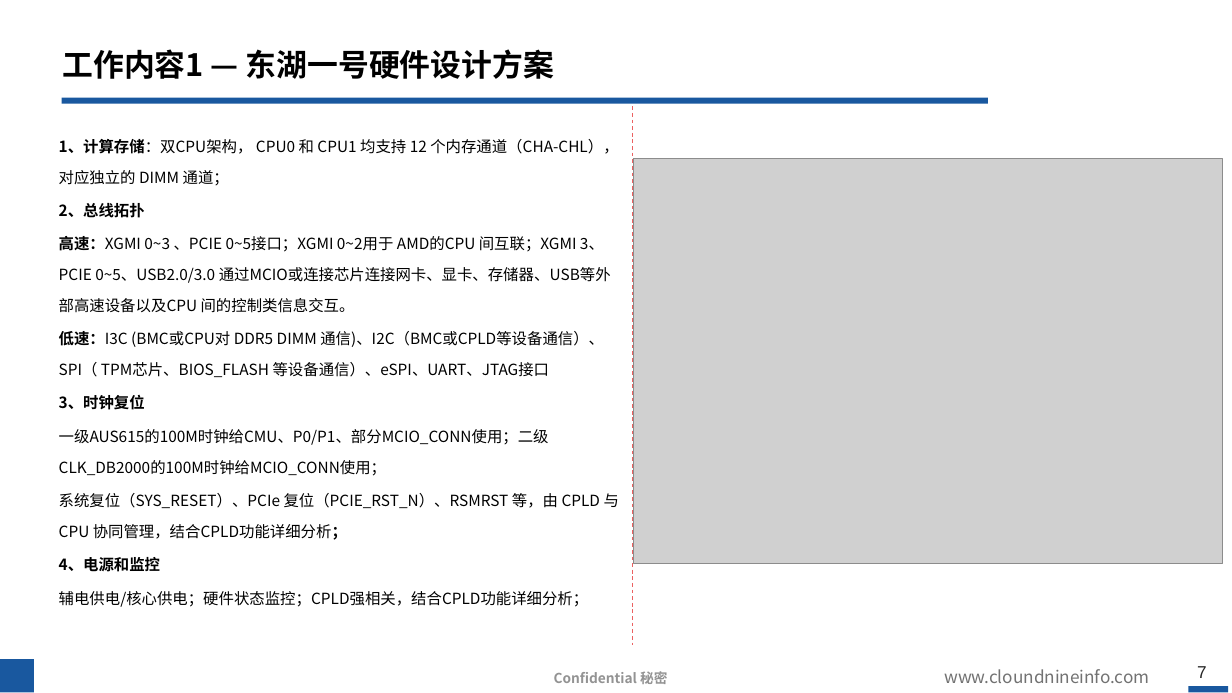
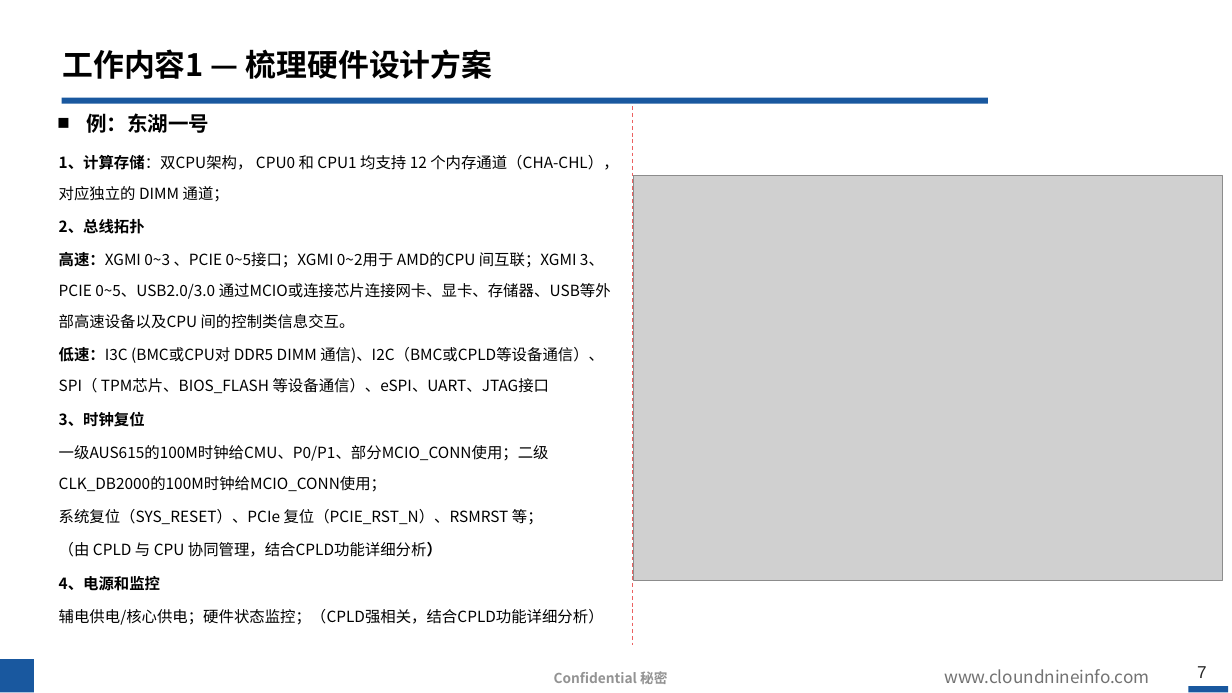
Before and after one commit to hahada-998/Tieta_code, a slide deck: slide 7 of 转正答辩.pptx. Drawn at 1232x693 pixels with LibreOffice and Linux fonts; fonts in the diff are those of the drawing; grey boxes stand for pictures; background and template pictures are left out. Boxes give left, top, right and bottom in pixels: in the first picture for what was removed or moved away, otherwise in the second. Text is boxed around its words. In the diff, an @@ line names an element or a change of style, - is before the commit and + after.

```diff
--- a/转正答辩.pptx
+++ b/转正答辩.pptx
@@ title at <box>63,49,492,79</box>: text changed @@
-工作内容1 — 东湖一号硬件设计方案
+工作内容1 — 梳理硬件设计方案
@@ text added at <box>86,113,209,133</box>, 16 pt, text #000000, bold @@
+■ 例：东湖一号
@@ text "1、计算存储：双CPU架构， CPU0 和 CPU1 均支持 ...": place and size @@
-text "1、计算存储：双CPU架构， CPU0 和 CPU1 均支持 ..." at <box>59,139,619,607</box>
+text "1、计算存储：双CPU架构， CPU0 和 CPU1 均支持 ..." at <box>59,155,618,625</box>
@@ picture: place and size @@
-picture at <box>633,159,1222,564</box>
+picture at <box>633,176,1222,580</box>
@@ text at <box>59,509,543,557</box>: text changed @@
-  系统复位（SYS_RESET）、PCIe 复位（PCIE_RST_N）、RSMRST 等，由 CPLD 与 CPU 协同管理，结合CPLD功能详细分析；
+  系统复位（SYS_RESET）、PCIe 复位（PCIE_RST_N）、RSMRST 等；
+  （由 CPLD 与 CPU 协同管理，结合CPLD功能详细分析）
@@ text at <box>59,609,604,625</box>: text changed @@
-  辅电供电/核心供电；硬件状态监控；CPLD强相关，结合CPLD功能详细分析；
+  辅电供电/核心供电；硬件状态监控；（CPLD强相关，结合CPLD功能详细分析）
```
Also in this commit, not shown: 7 other slides changed, 3 slides added, 26 slides removed, 2 other files.
